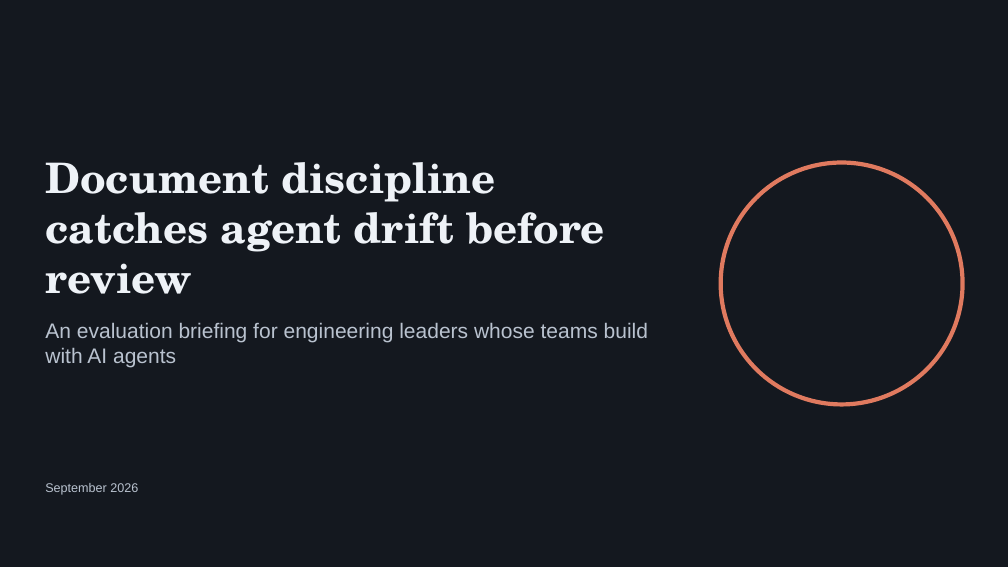
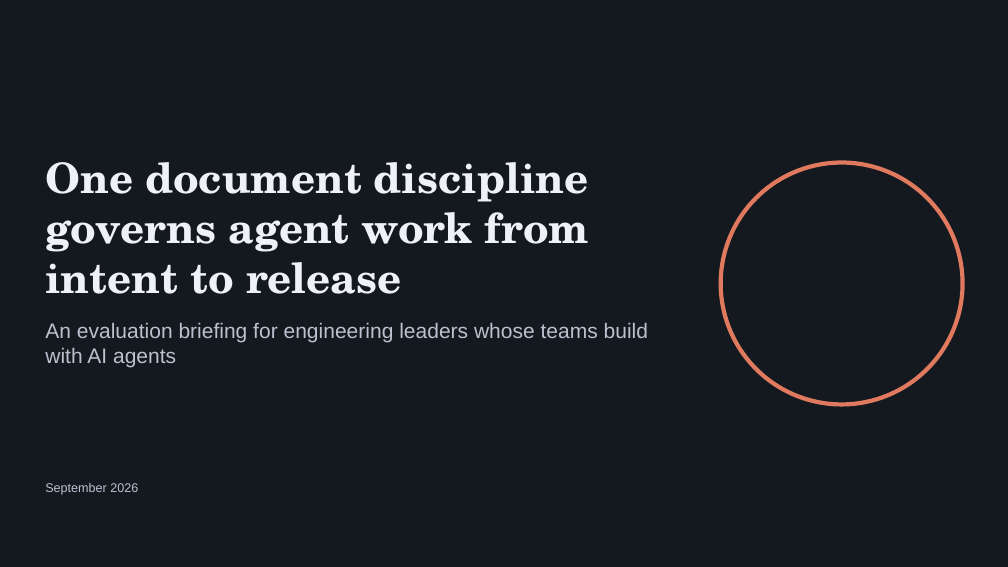
Before and after one commit to DocumentDrivenDX/helix, a slide deck: slide 1 of docs/helix/06-iterate/deliverables/assets/DEL-001-helix-evaluation-deck.pptx. Drawn at 1008x567 pixels with LibreOffice and Linux fonts; fonts in the diff are those of the drawing. Boxes give left, top, right and bottom in pixels: in the first picture for what was removed or moved away, otherwise in the second. Text is boxed around its words. In the diff, an @@ line names an element or a change of style, - is before the commit and + after.

```diff
--- a/docs/helix/06-iterate/deliverables/assets/DEL-001-helix-evaluation-deck.pptx
+++ b/docs/helix/06-iterate/deliverables/assets/DEL-001-helix-evaluation-deck.pptx
@@ text at (45, 162, 589, 294): text changed @@
-Document discipline catches agent drift before review
+One document discipline governs agent work from intent to release
```
Also in this commit, not shown: 6 other slides changed, 6 slides added, 4 slides removed, 15 other files.
